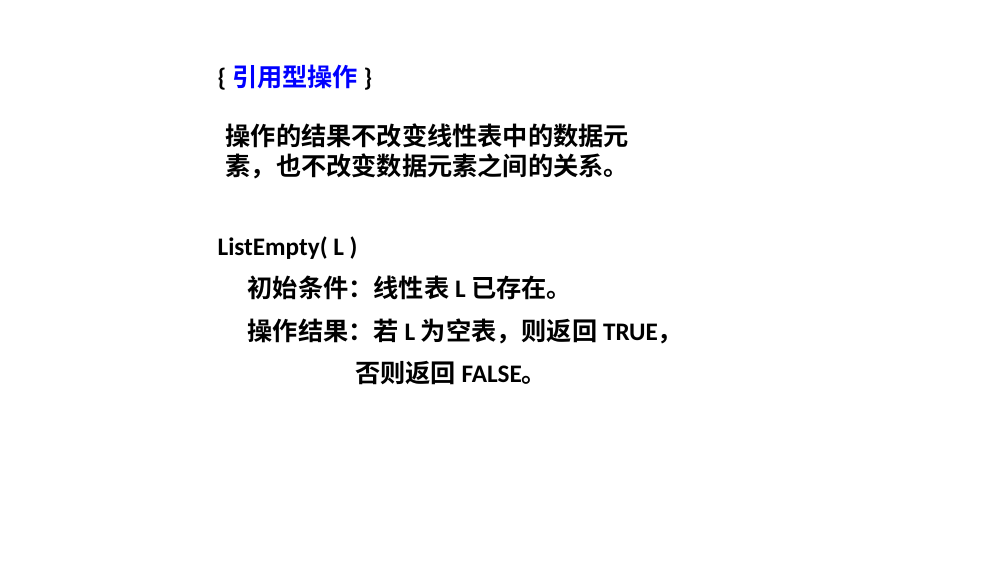
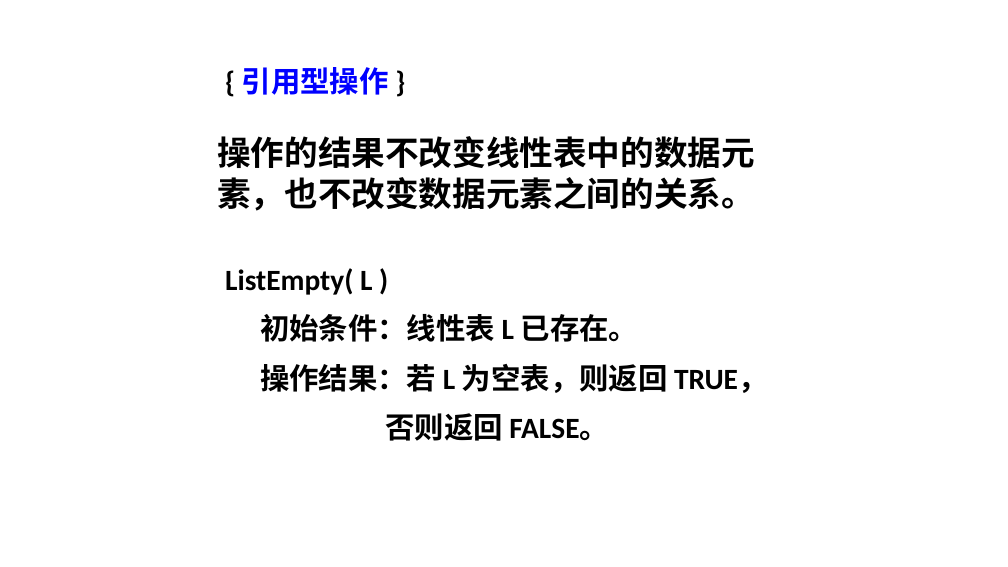
Before and after one commit to Gempittance/Data_Structur_Build, a slide deck: slide 10 of 数据结构PPT/ds2.pptx. Drawn at 1008x567 pixels with LibreOffice and Linux fonts; fonts in the diff are those of the drawing. Boxes give left, top, right and bottom in pixels: in the first picture for what was removed or moved away, otherwise in the second. Text is boxed around its words. In the diff, an @@ line names an element or a change of style, - is before the commit and + after.

```diff
--- a/数据结构PPT/ds2.pptx
+++ b/数据结构PPT/ds2.pptx
@@ text "{ 引用型操作 }" at bbox=[225, 67, 767, 441]: size 24 to 28 pt @@
@@ text "操作的结果不改变线性表中的数据元": place and size @@
-text "操作的结果不改变线性表中的数据元" at bbox=[226, 123, 629, 179]
+text "操作的结果不改变线性表中的数据元" at bbox=[217, 136, 755, 211]
@@ text "操作的结果不改变线性表中的数据元" at bbox=[217, 136, 755, 211]: size 24 to 32 pt @@
```
Also in this commit, not shown: 15 other slides changed.
